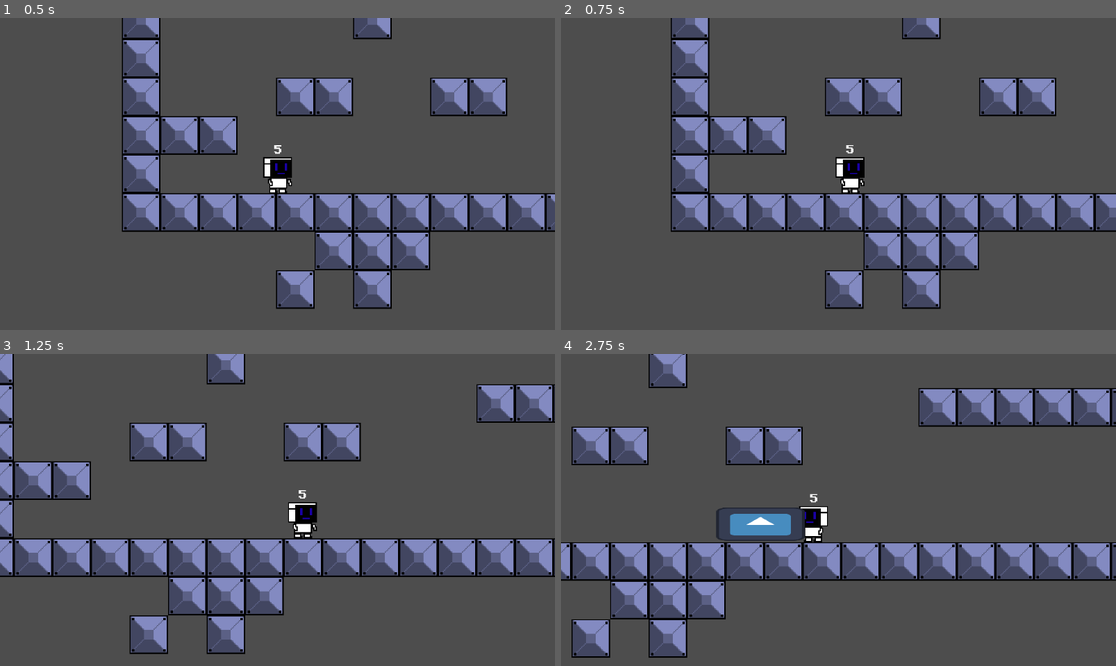
Above: before the commit, frames 1-4 (two rows, left to right).
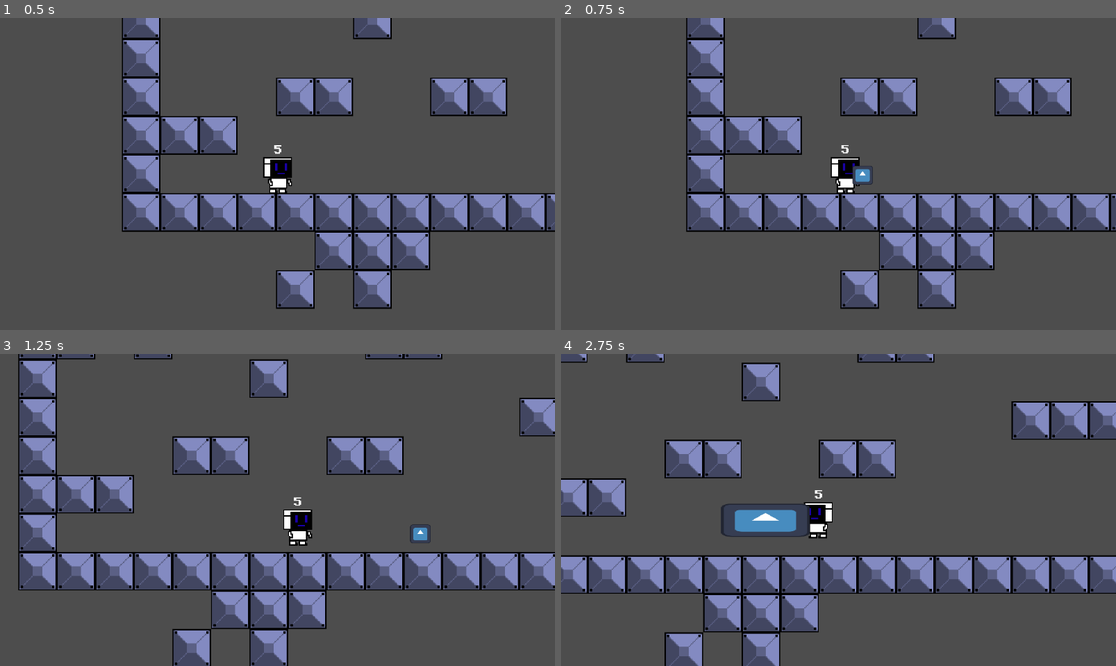
Above: after the commit, the same moments.

Repository: DanielKuhnDeAraujo/Robozin
Game: Godot game, scene res://scenes/jogo.tscn
The game is run twice, just before and just after one commit, with the same random seed, the same clock (stepped at 60 frames per second) and the same inputs. The engine's default icon, where the game draws it, is replaced by a stand-in: a white triangle on a blue panel in a dark square.
Inputs:
- Up to frame 1 (0.5 s): no input
- Up to frame 2 (0.75 s): hold D (andar_direita) from 0.53 s (still down); tap X (atirar, bound only after the commit) at 0.6 s
- Up to frame 3 (1.25 s): keep holding D (andar_direita); tap Space (pulo) at 0.77, 0.8, 1.07 s
- Up to frame 4 (2.75 s): tap Space (pulo) at 1.35, 1.52, 1.82, 2.3 s; tap X (atirar, bound only after the commit) at 1.55 s; release D (andar_direita) at 2.03 s; hold Left (andar_esquerda) from 2.03 s (still down); hold Z (aspirar) from 2.03 s (still down)

Frame 1 is identical in both runs. In frame 2, 17% of the frame differs, in the area x 19-100%, y 0-94%; in frame 3, 26%, in the area x 0-100%, y 0-100%; in frame 4, 26%.

Commit message:
EU FIZ A PORRAAAA DO TIROOOOOO UHULLLLL CARALHOOOOOO
quero gozar

Diff:
--- a/project.godot
+++ b/project.godot
@@ -59,6 +59,11 @@
 "events": [Object(InputEventKey,"resource_local_to_scene":false,"resource_name":"","device":-1,"window_id":0,"alt_press …(192 unchanged characters)…
 ]
 }
+atirar={
+"deadzone": 0.2,
+"events": [Object(InputEventKey,"resource_local_to_scene":false,"resource_name":"","device":-1,"window_id":0,"alt_pressed":false,"shift_pressed":false,"ctrl_pressed":false,"meta_pressed":false,"pressed":false,"keycode":0,"physical_keycode":88,"key_label":0,"unicode":120,"location":0,"echo":false,"script":null)
+]
+}
 
 [layer_names]
 
--- a/scenes/jogo.tscn
+++ b/scenes/jogo.tscn
@@ -22,7 +22,9 @@
 tile_set = SubResource("TileSet_1b3iq")
 
 [node name="Player" parent="." instance=ExtResource("2_1b3iq")]
+unique_name_in_owner = true
 position = Vector2(27, 16)
+direcao = null
 
 [node name="Camera2D" type="Camera2D" parent="Player"]
 zoom = Vector2(2.5, 2.5)
--- /dev/null
+++ b/scenes/projetil.tscn
@@ -0,0 +1,24 @@
+[gd_scene load_steps=4 format=3 uid="uid://byvavxm8bqtbr"]
+
+[ext_resource type="Script" uid="uid://bn6k77upl4g52" path="res://scripts/projetil.gd" id="1_ri8ot"]
+[ext_resource type="Texture2D" uid="uid://cjne0aja4q8uv" path="res://icon.svg" id="2_ri8ot"]
+
+[sub_resource type="CircleShape2D" id="CircleShape2D_rty1r"]
+radius = 9.055386
+
+[node name="Projetil" type="CharacterBody2D"]
+collision_layer = 0
+script = ExtResource("1_ri8ot")
+
+[node name="Temporário" type="Sprite2D" parent="."]
+position = Vector2(-2.3841858e-07, 0)
+scale = Vector2(0.1328125, 0.12109375)
+texture = ExtResource("2_ri8ot")
+
+[node name="CollisionShape2D" type="CollisionShape2D" parent="."]
+shape = SubResource("CircleShape2D_rty1r")
+
+[node name="Timer" type="Timer" parent="."]
+one_shot = true
+
+[connection signal="timeout" from="Timer" to="." method="_on_timer_timeout"]
--- a/scripts/player.gd
+++ b/scripts/player.gd
@@ -9,19 +9,18 @@
 @onready var sprite_2d: Sprite2D = $Sprite2D
 @onready var spawn_posit: Marker2D = $Spawn_posit
 @onready var colisor: RayCast2D = $colisor_front
-
+@onready var main = get_tree().get_root().get_node("jogo")
 
 #variáveis
 var SPEED: float = 150.0
 
-const MAX_SPEED: float = 250
-const MIN_SPEED: float = 150
+const MAX_SPEED: float = 200
 const aceleracao: float = 15
 const friccao: float = 25
 const max_jump: float = -385.0
-const cancela_pulo: float = 0.3
+const cancela_pulo: float = 0.5
 @onready var sugador = preload("res://scenes/aspirar.tscn")
-
+@onready var projetil = preload("res://scenes/projetil.tscn")
 var is_jumping: bool = false
 var jump_buffer: bool = false
 var vida = 5
@@ -37,9 +36,14 @@
 var sugados
 var qtd_sugados = 0
 var area_aspirador
+var eixo: float = 0  #determina o eixo em que o projétil vai se mover
+var direction: float = 1
+var spawn_projetil
+var ultima_olhou: float = 1#eu sei, é tosco, mas é necessário :(
 
 func _physics_process(delta: float) -> void:
-	#testes
+	#obtem a posição do spawn de projétil (eu sei, tosco)
+	spawn_projetil = spawn_posit.global_position
 	#jump buffer
 	if jump_buffer and is_on_floor():
 		pulo()
@@ -73,8 +77,10 @@
 	#se não largar o botão até o fim do timer
 	else:
 		pass
+	#input de visão cima/baixo:
+	eixo = Input.get_axis("olhar_baixo","olhar_cima")
 	# input de movimento
-	var direction := Input.get_axis("andar_esquerda", "andar_direita")
+	direction = Input.get_axis("andar_esquerda", "andar_direita")
 	if direction == 1:
 		if Input.is_action_pressed("andar_direita"):
 			if sign(spawn_posit.position.x) == -1: #esse position é q nem o global position so q ele é relativo ao nó pai
@@ -85,6 +91,7 @@
 		velocity.x = SPEED
 		sprite_2d.flip_h = false
 		direcao = direction
+		ultima_olhou = direction
 		colisor.scale.x = direction
 	elif direction == -1:
 		if Input.is_action_pressed("andar_esquerda"):
@@ -96,6 +103,7 @@
 		velocity.x = SPEED
 		sprite_2d.flip_h = true
 		direcao = direction
+		ultima_olhou = direction
 		colisor.scale.x = direction
 	elif direction == 0:
 		SPEED = move_toward(SPEED, 0, friccao)
@@ -109,7 +117,19 @@
 		pode_sugar = true
 		contador = 0
 
-
+	if Input.is_action_just_pressed("atirar"):
+		atirar()
+		if eixo != 0:
+			velocity.y = 0
+			velocity.y += 350 * eixo
+		else:
+			timer_knock.start()
+			if ultima_olhou == 1:
+				#velocity.x = 0
+				velocity.x += 1000 * -ultima_olhou
+			elif ultima_olhou == -1:
+				#velocity.x = 0
+				velocity.x += 1000 * -ultima_olhou
 		#knock
 	if knock == "esquerda" :
 		velocity.x=-290
@@ -185,3 +205,11 @@
 	sugados = true
 	print(inimigo.name)
 	print("inimigo sugado porra")
+
+#função do tiro:
+func atirar():
+	var instancia = projetil.instantiate()
+	instancia.direction = ultima_olhou
+	instancia.eixo =  eixo
+	instancia.posicao  = spawn_projetil
+	main.add_child.call_deferred(instancia)
--- /dev/null
+++ b/scripts/projetil.gd
@@ -0,0 +1,24 @@
+extends CharacterBody2D
+@onready var timer: Timer = $Timer
+
+var posicao
+var velocidade: float = 1000
+var direction: float
+var eixo: float
+# Called when the node enters the scene tree for the first time.
+func _ready() -> void:
+	pass # Replace with function body.
+	global_position = posicao
+	timer.start()
+
+# Called every frame. 'delta' is the elapsed time since the previous frame.
+func _physics_process(delta: float) -> void:
+	if eixo == 0:
+		velocity.x += velocidade * direction * delta
+	elif eixo == 1 or eixo == -1:
+		velocity.y += velocidade * -eixo * delta
+	move_and_slide()
+
+func _on_timer_timeout() -> void:
+	queue_free()
+	print("sumiu")
Not shown, added: scripts/projetil.gd.uid
